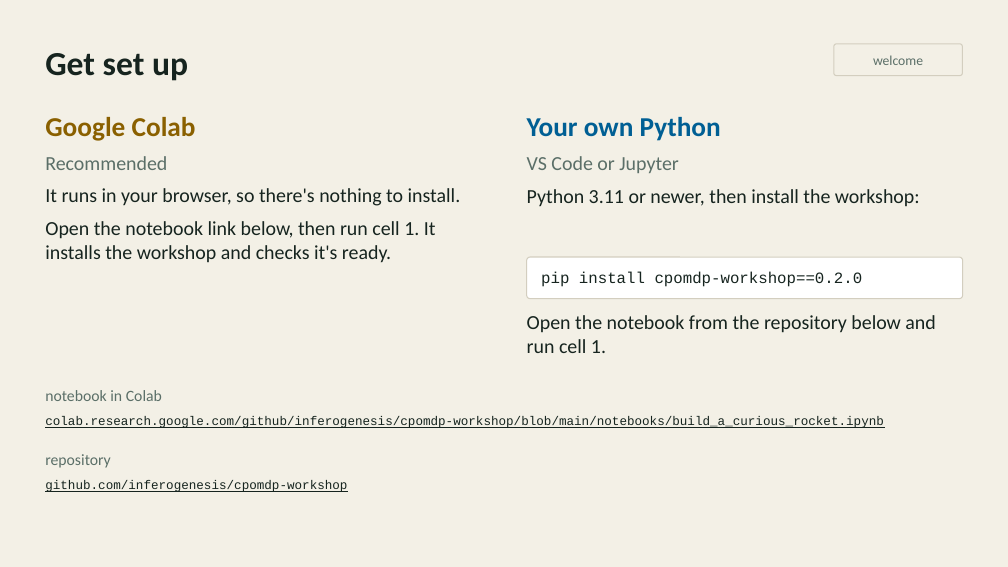
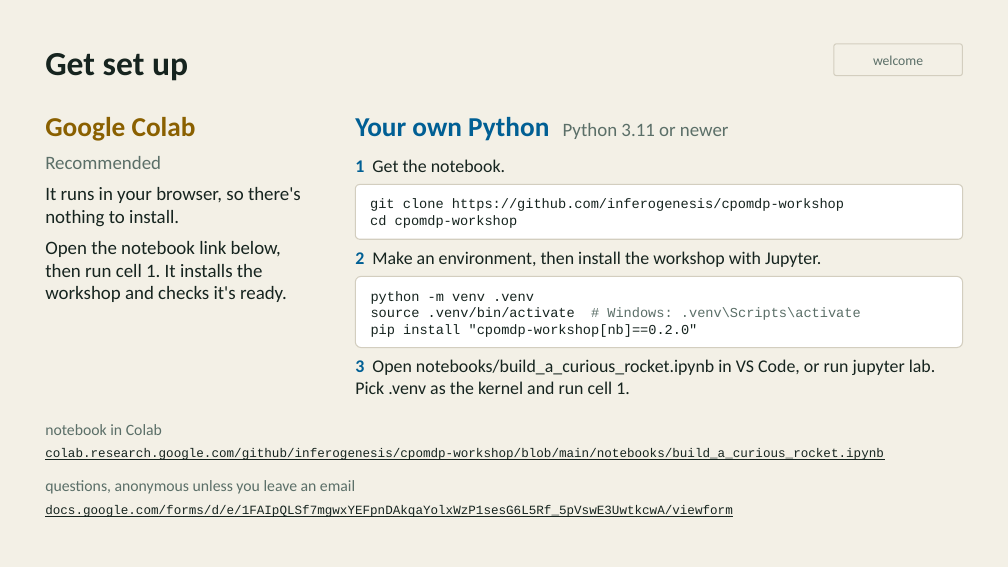
Before and after one commit to inferogenesis/cpomdp-workshop, a slide deck: slide 6 of deck/cpomdp_symposium_2026.pptx. Drawn at 1008x567 pixels with LibreOffice and Linux fonts; fonts in the diff are those of the drawing. Boxes give left, top, right and bottom in pixels: in the first picture for what was removed or moved away, otherwise in the second. Text is boxed around its words. In the diff, an @@ line names an element or a change of style, - is before the commit and + after.

```diff
--- a/deck/cpomdp_symposium_2026.pptx
+++ b/deck/cpomdp_symposium_2026.pptx
@@ text at [355, 117, 729, 141]: text changed; size 19 to 18 pt; text colour #16241F to #5B6F68 @@
-Your own Python
-VS Code or Jupyter
-Python 3.11 or newer, then install the workshop:
+Your own Python Python 3.11 or newer
@@ text at [45, 156, 301, 302]: size 19 to 18 pt @@
@@ text added at [355, 159, 505, 172], 17 pt, text #16241F @@
+1 Get the notebook.
@@ rounded rectangle added at [355, 185, 963, 240], fill #FFFFFF, outline #D3CEBF 1 pt, 13 pt, text #16241F @@
+git clone https://github.com/inferogenesis/cpomdp-workshop
+cd cpomdp-workshop
@@ text added at [355, 251, 821, 267], 17 pt, text #16241F @@
+2 Make an environment, then install the workshop with Jupyter.
@@ rounded rectangle "python -m venv .venv": place and size @@
-rounded rectangle "python -m venv .venv" at [527, 257, 963, 299]
+rounded rectangle "python -m venv .venv" at [355, 277, 963, 348]
@@ text in rounded rectangle at [371, 291, 861, 337]: text changed; size 15 to 13 pt @@
-pip install cpomdp-workshop==0.2.0
+python -m venv .venv
+source .venv/bin/activate # Windows: .venv\Scripts\activate
+pip install "cpomdp-workshop[nb]==0.2.0"
@@ text removed at [527, 315, 935, 353] @@
-Open the notebook from the repository below and run cell 1.
@@ text added at [355, 359, 936, 394], 17 pt, text #16241F @@
+3 Open notebooks/build_a_curious_rocket.ipynb in VS Code, or run jupyter lab. Pick .venv as the kernel and run cell 1.
@@ text "colab.research.google.com/github/inferogenesis/cpomdp-worksh ..." rewrapped from [45, 416, 884, 492] to [45, 448, 884, 460] @@
@@ text "notebook in Colab": place and size @@
-text "notebook in Colab" at [45, 390, 162, 401]
+text "notebook in Colab" at [45, 424, 162, 435]
@@ text removed at [45, 454, 110, 468] @@
-repository
@@ text removed at [45, 480, 347, 492] @@
-github.com/inferogenesis/cpomdp-workshop
@@ text added at [45, 480, 355, 494], 15 pt, text #5B6F68 @@
+questions, anonymous unless you leave an email
@@ text added at [45, 505, 732, 517], 12 pt, text #16241F, underline @@
+docs.google.com/forms/d/e/1FAIpQLSf7mgwxYEFpnDAkqaYolxWzP1sesG6L5Rf_5pVswE3UwtkcwA/viewform
```
Also in this commit, not shown: 4 other slides changed, 3 slides removed, 6 other files.
